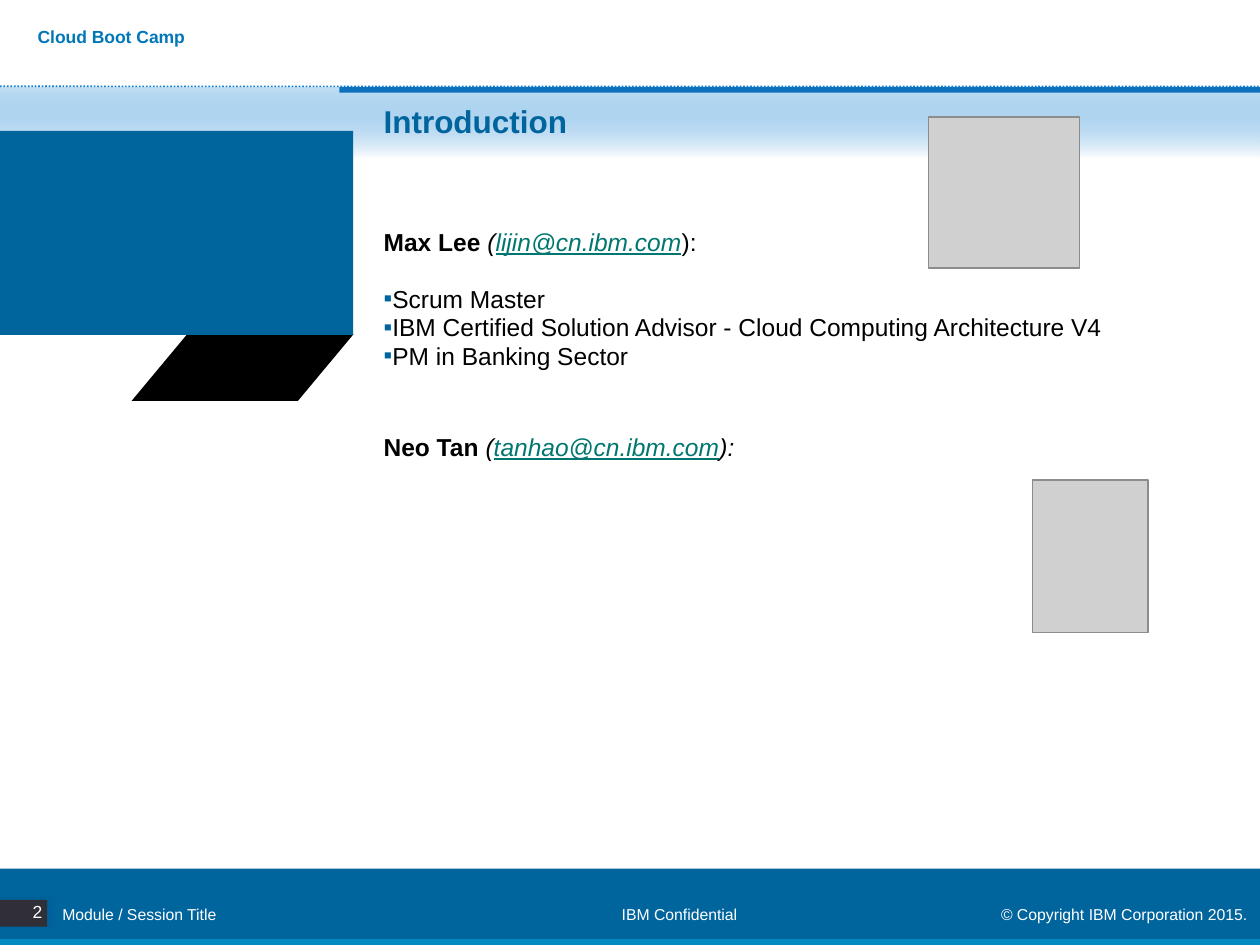
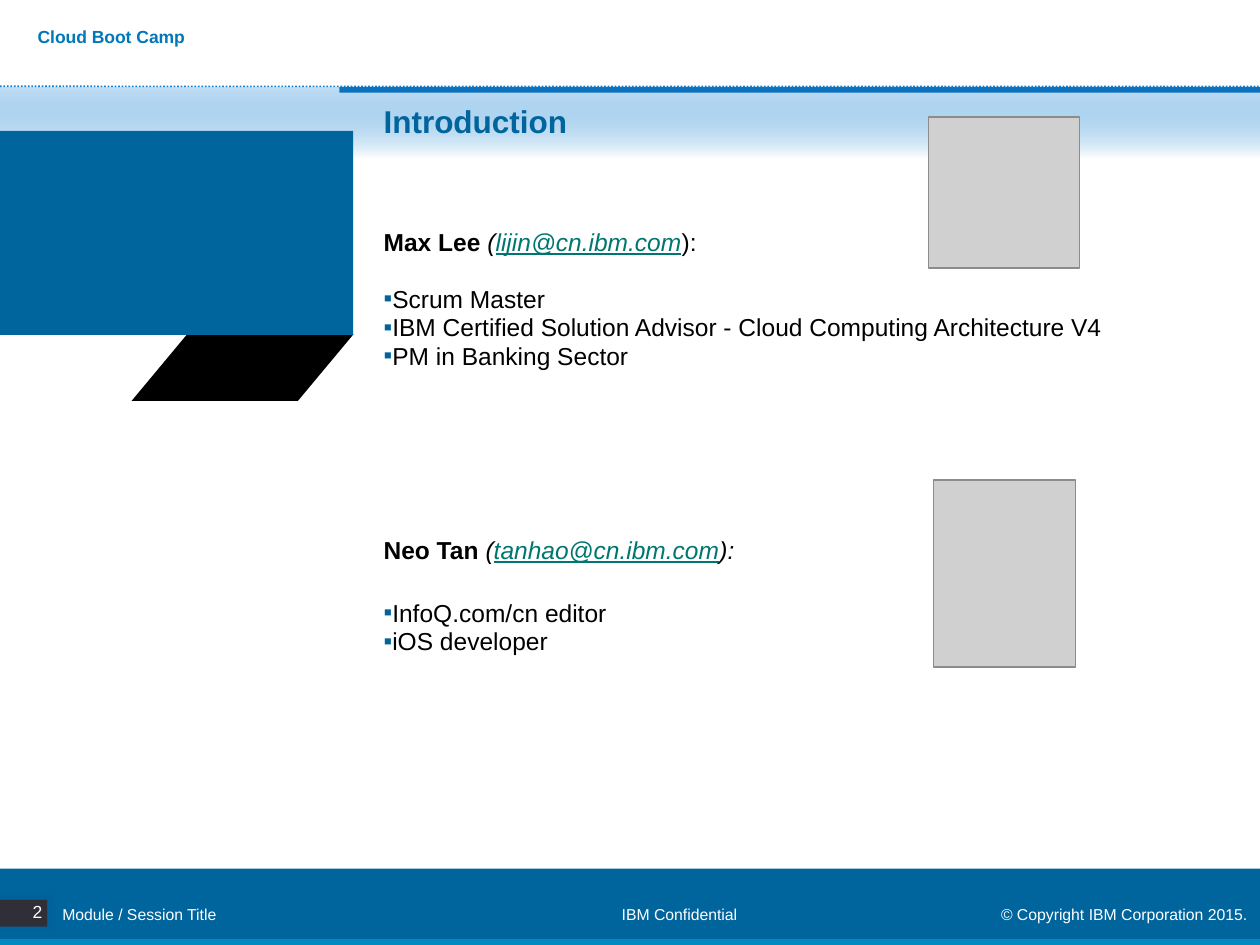
Before and after one commit to skivvyxu/BlueMix-Training, a slide deck: slide 2 of Day1/00. Cloud Boot Camp Introduction.pptx. Drawn at 1260x945 pixels with LibreOffice and Linux fonts; fonts in the diff are those of the drawing; grey boxes stand for pictures; background and template pictures are left out. Boxes give left, top, right and bottom in pixels: in the first picture for what was removed or moved away, otherwise in the second. Text is boxed around its words. In the diff, an @@ line names an element or a change of style, - is before the commit and + after.

```diff
--- a/Day1/00. Cloud Boot Camp Introduction.pptx
+++ b/Day1/00. Cloud Boot Camp Introduction.pptx
@@ picture: place and size @@
-picture at <box>1032,480,1148,633</box>
+picture at <box>934,480,1076,667</box>
@@ text at <box>384,604,606,655</box>: paragraphs added @@
+▪ InfoQ.com/cn editor
+▪ iOS developer
```
Also in this commit, not shown: 1 other slide changed, 1 other file.
